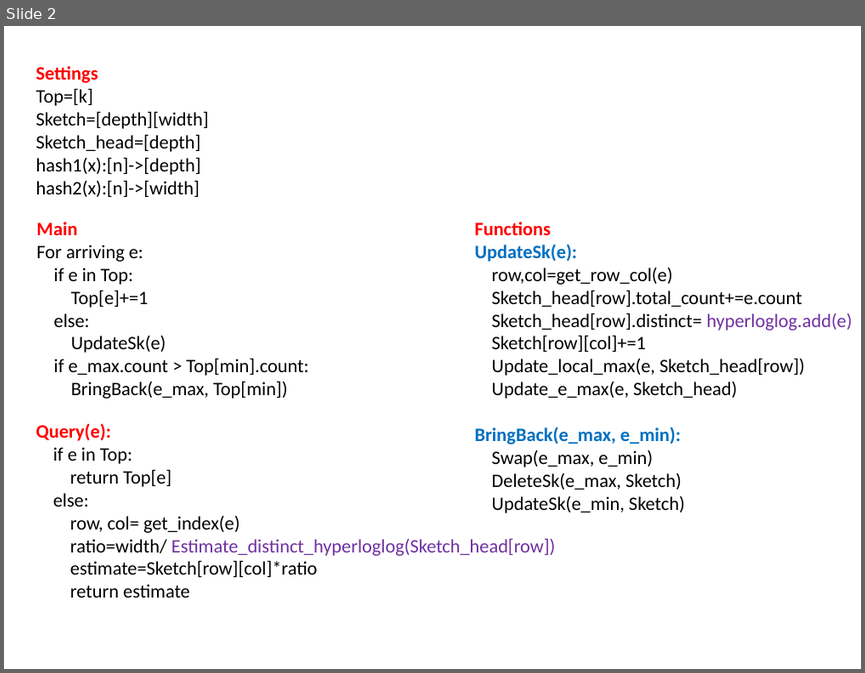
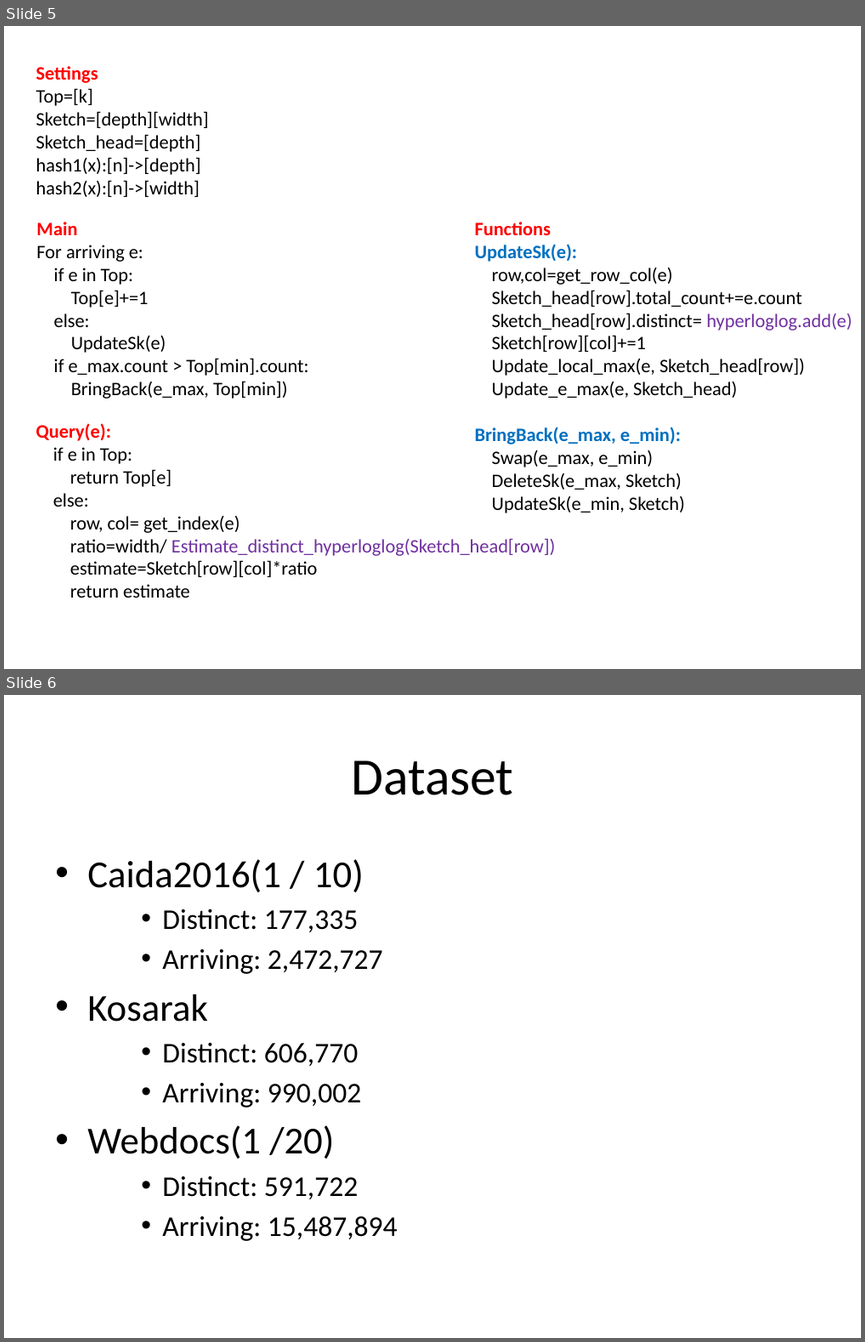
Before and after one commit to peropero1/Python, a slide deck: result/report.pptx. Shown one above the other, each under a label of ours: slide 2 before the commit, slides 5 and 6 after it. The pictures are 865x673 and 865x1342 pixels, drawn with LibreOffice and Linux fonts; fonts in the diff are those of the drawing. Boxes give left, top, right and bottom in pixels: in the first picture for what was removed or moved away, otherwise in the second. Text is boxed around its words. In the diff, an @@ line names an element or a change of style, - is before the commit and + after.

```diff
--- a/result/report.pptx
+++ b/result/report.pptx
@@ slide 6 added at bbox=[4, 695, 861, 1338], background #FFFFFF @@
@@ title added at bbox=[351, 760, 513, 795], 44 pt, text #000000 @@
+Dataset
@@ text added at bbox=[87, 859, 398, 1241], 24 pt, text #000000 @@
+• Caida2016(1 / 10)
+    • Distinct: 177,335
+    • Arriving: 2,472,727
+• Kosarak
+    • Distinct: 606,770
+    • Arriving: 990,002
+• Webdocs(1 /20)
+    • Distinct: 591,722
+    • Arriving: 15,487,894
@@ what was slide 2 is now slide 5 @@
```
Also in this commit, not shown: 5 other slides added, 19 other files.
